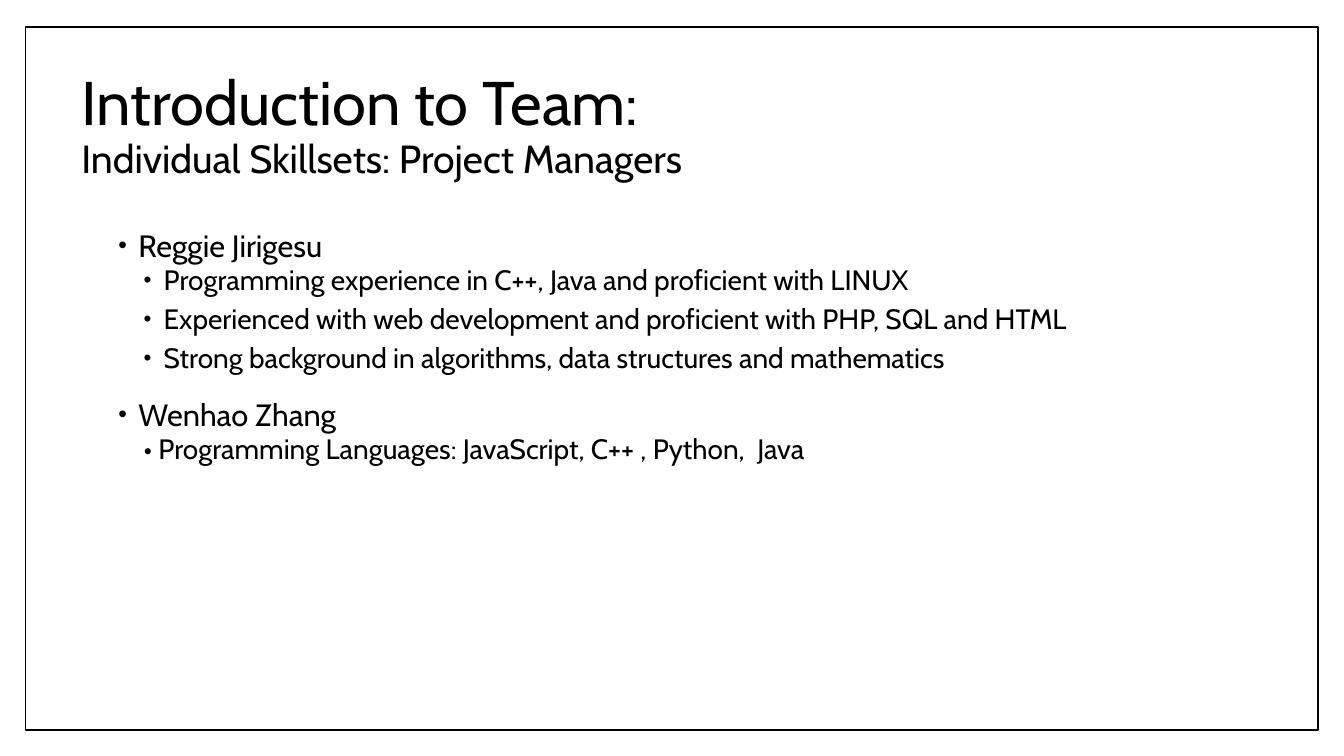
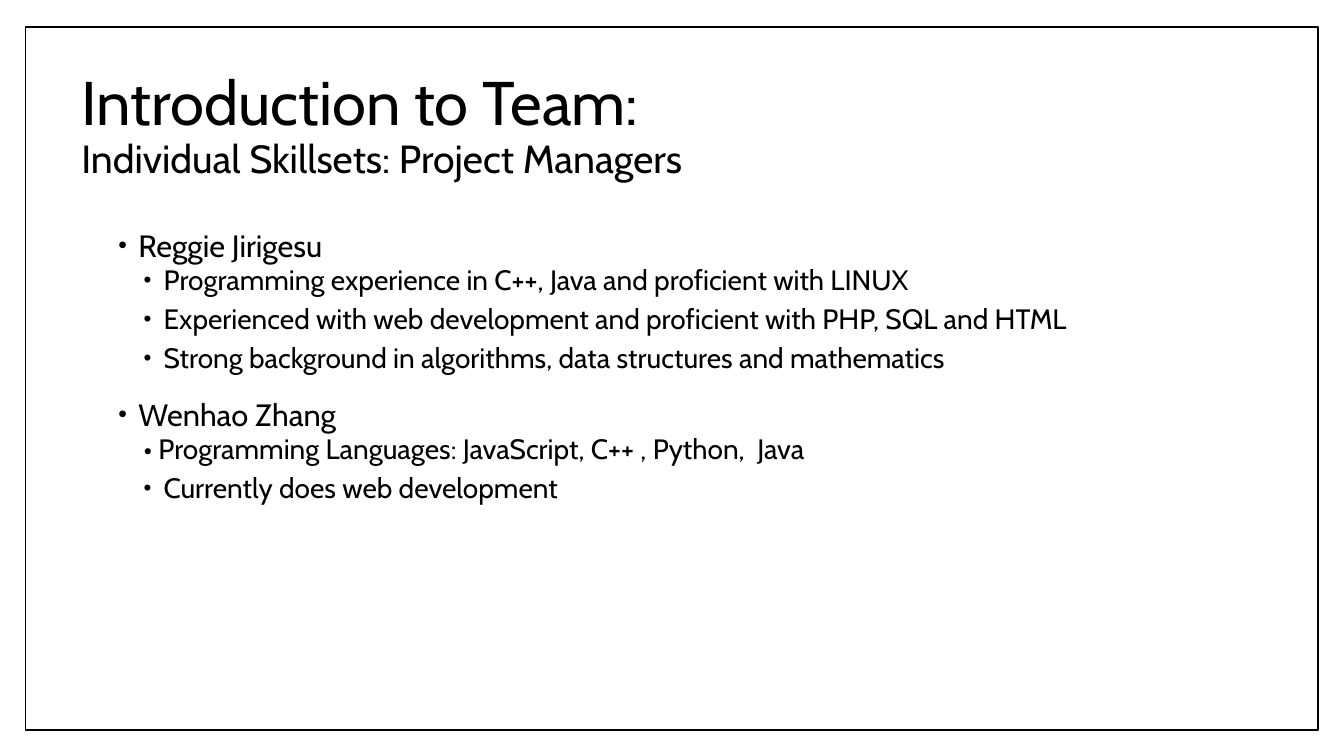
Before and after one commit to umdfeynman/umdfeynman, a slide deck: slide 4 of Work_In_Progress/CS/SPMP_Presentation_Erik_Modified.pptx. Drawn at 1344x756 pixels with LibreOffice and Linux fonts; fonts in the diff are those of the drawing. Boxes give left, top, right and bottom in pixels: in the first picture for what was removed or moved away, otherwise in the second. Text is boxed around its words. In the diff, an @@ line names an element or a change of style, - is before the commit and + after.

```diff
--- a/Work_In_Progress/CS/SPMP_Presentation_Erik_Modified.pptx
+++ b/Work_In_Progress/CS/SPMP_Presentation_Erik_Modified.pptx
@@ text at bbox=[164, 477, 558, 504]: paragraph added @@
+  • Currently does web development
```
Also in this commit, not shown: 17 other slides changed.
